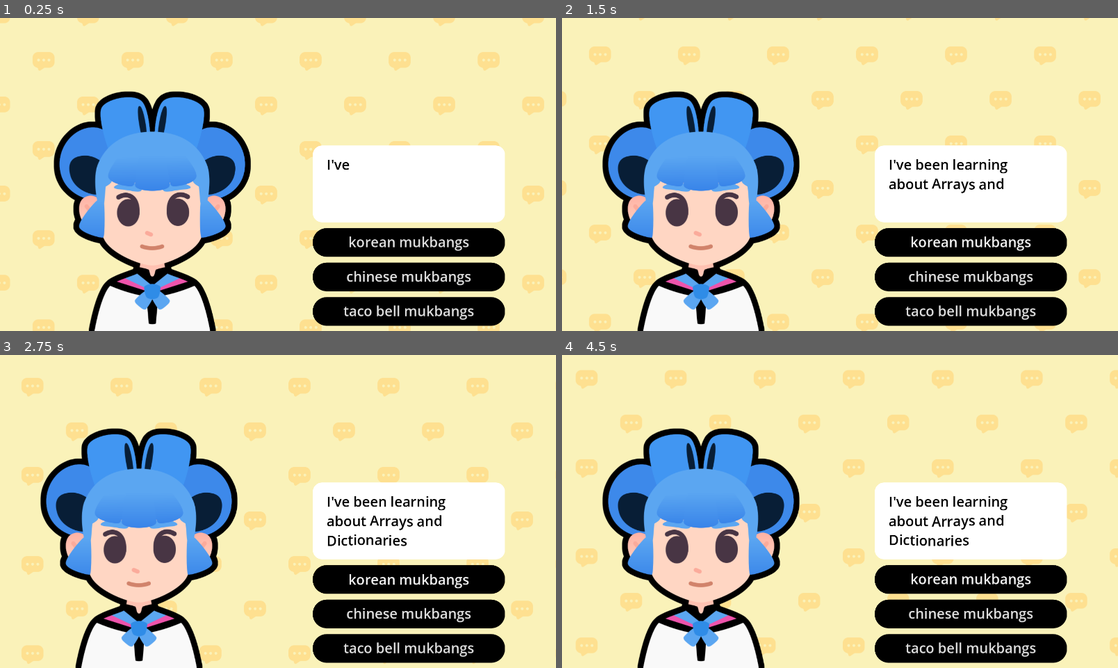
Above: before the commit, frames 1-4 (two rows, left to right).
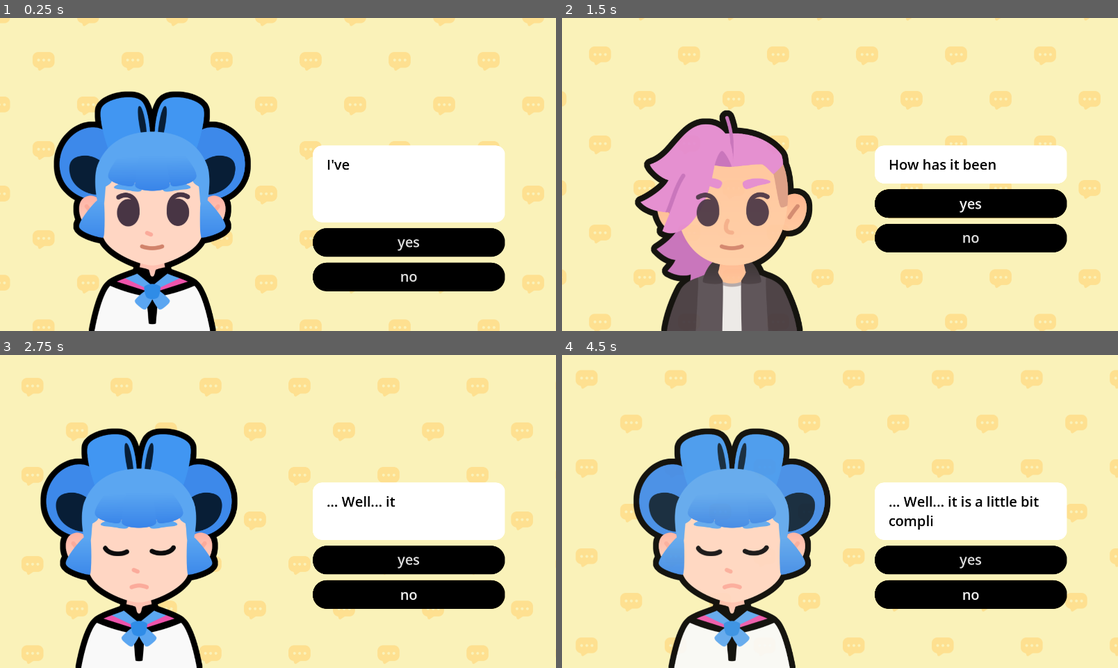
Above: after the commit, the same moments.

Repository: iListenToSludge/M8-Start-a-Dialogue
Game: Godot game, scene res://lessons/dialogue.tscn
Two runs of this game, one before a commit and one after it. Both use one fixed random seed, a clock stepped at 60 frames per second and the inputs below. The project has no main scene, so this scene is started directly. Sound files missing from this copy of the repository are replaced by a short silence.
Inputs (mouse positions are in pixels of both pictures, inside the frame that each line leads up to):
- Up to frame 1 (0.25 s): no input
- Up to frame 2 (1.5 s): click (973, 243) at 0.5 s, where only the run after the commit has a clickable "yes"; click (973, 202) at 1.25 s, where only the run after the commit has a clickable "yes"
- Up to frame 3 (2.75 s): click (411, 574) at 2 s, where only the run after the commit has a clickable "no"
- Up to frame 4 (4.5 s): click (973, 561) at 2.75 s, where only the run after the commit has a clickable "yes"; click (973, 580) at 3.5 s, where only the run before the commit has a clickable "korean mukbangs"; click (973, 596) at 4.25 s, where only the run after the commit has a clickable "no"

The runs differ from the first frame. In frame 1, 3.8% of the frame differs, in the area x 56-91%, y 69-99%; in frame 2, 33%, in the area x 7-91%, y 23-100%; in frame 3, 11%; in frame 4, 27%.

Commit message:
almost done with m8 l4

Diff:
--- a/lessons/dialogue.gd
+++ b/lessons/dialogue.gd
@@ -11,10 +11,6 @@
 	"pink": preload ("res://assets/pink.png")
 }
 
-## An array of dictionaries. Each dictionary has three properties:
-## - expression: a [code]Texture[/code] containing an expression
-## - text: a [code]String[/code] containing the text the character says
-## - character: a [code]Texture[/code] representing the character
 var dialogue_items: Array[Dictionary] = [
 	{
 		"expression": expressions["regular"],
@@ -52,57 +48,49 @@
 		"character": bodies["sophia"]
 	}
 ]
-## UI element that shows the texts
 @onready var rich_text_label: RichTextLabel = %RichTextLabel
 @onready var action_buttons_vbox_container: VBoxContainer = $VBoxContainer/ActionButtonsVboxContainer
-## Audio player that plays voice sounds while text is being written
 @onready var audio_stream_player: AudioStreamPlayer = %AudioStreamPlayer
-## The character
 @onready var body: TextureRect = %Body
-## The Expression
 @onready var expression: TextureRect = %Expression
 
 
+
+func create_buttons(choices_data: Dictionary) -> void:
+	for button in action_buttons_vbox_container.get_children():
+		button.queue_free()
+	for choice_text in choices_data:
+		var button := Button.new()
+		action_buttons_vbox_container.add_child(button)
+		button.text = choice_text
+		var _target_line_indx: int = choices_data[choice_text]
+		button.pressed.connect(show_text.bind(_target_line_indx))
+
+
 func _ready() -> void:
+	create_buttons({
+		"yes": 1,
+		"no": 2,
+	})
 	show_text(0)
 
 
 func show_text(current_item_index: int) -> void:
 	var current_item := dialogue_items[current_item_index]
-	# from the item, we extract the properties.
-	# We set the text to the rich text control
-	# And we set the appropriate expression texture
 	rich_text_label.text = current_item["text"]
 	expression.texture = current_item["expression"]
 	body.texture = current_item["character"]
-
-	# We set the initial visible ratio to the text to 0, so we can change it in the tween
 	rich_text_label.visible_ratio = 0.0
-	# We create a tween that will draw the text
 	var tween := create_tween()
-	# A variable that holds the amount of time for the text to show, in seconds
-	# We could write this directly in the tween call, but this is clearer.
-	# We will also use this for deciding on the sound length
 	var text_appearing_duration: float = current_item["text"].length() / 30.0
-	# We show the text slowly
 	tween.tween_property(rich_text_label, "visible_ratio", 1.0, text_appearing_duration)
-	# We randomize the audio playback's start time to make it sound different
-	# every time.
-	# We obtain the last possible offset in the sound that we can start from
 	var sound_max_offset := audio_stream_player.stream.get_length() - text_appearing_duration
-	# We pick a random position on that length
 	var sound_start_position := randf() * sound_max_offset
-	# We start playing the sound
 	audio_stream_player.play(sound_start_position)
-	# We make sure the sound stops when the text finishes displaying
 	tween.finished.connect(audio_stream_player.stop)
 
-	# We animate the character sliding in.
 	slide_in()
 
-
-
-## Animates the character when they start talking
 func slide_in() -> void:
 	var slide_tween := create_tween()
 	slide_tween.set_ease(Tween.EASE_OUT)
